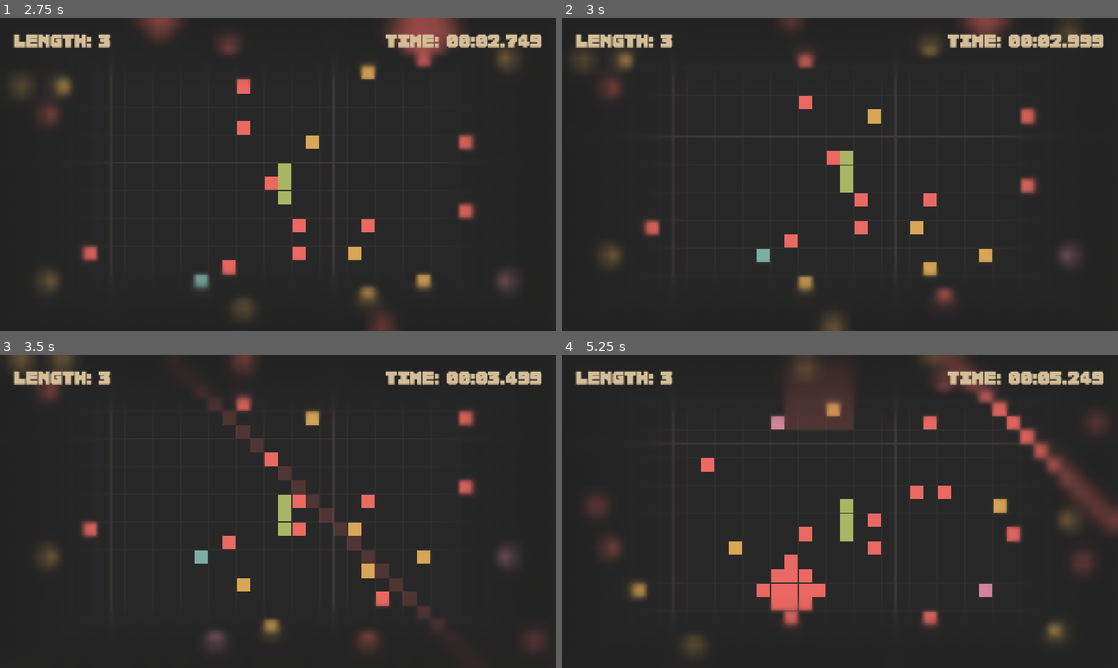
Above: before the commit, frames 1-4 (two rows, left to right).
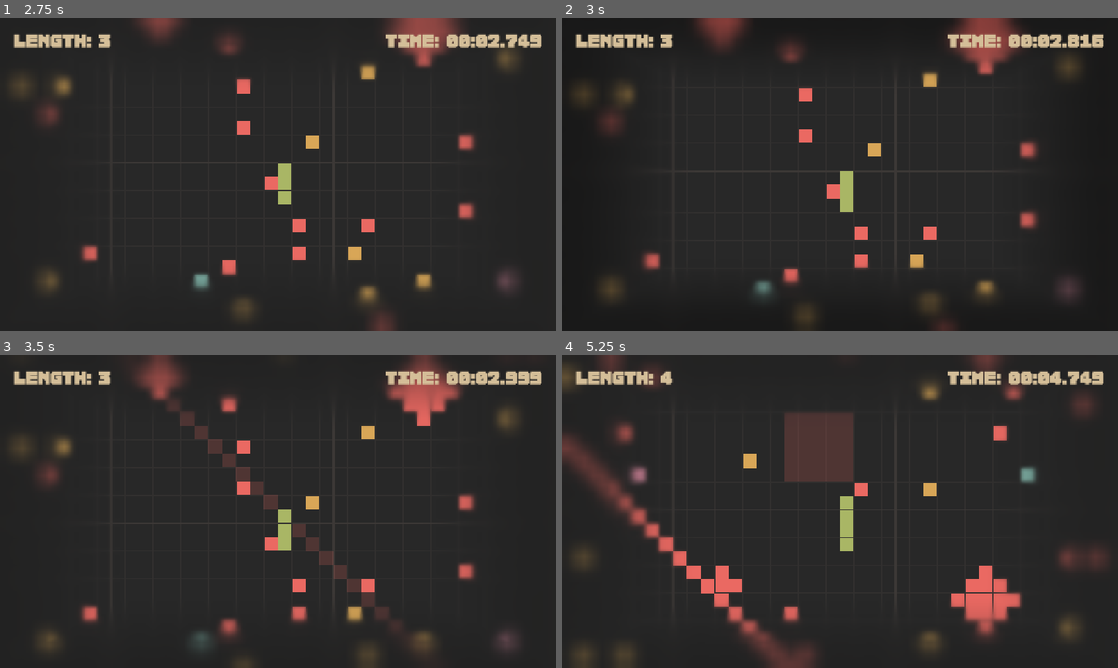
Above: after the commit, the same moments.

Repository: Shh37/Serbent
Game: Godot game, scene res://scenes/Main.tscn
The game is run twice, just before and just after one commit, with the same random seed, the same clock (stepped at 60 frames per second) and the same inputs.
Inputs:
- Up to frame 1 (2.75 s): tap Enter at 0.5 s; hold Right (ui_right) 0.53-1.28 s; hold Enter 0.53-1.28 s; tap Space at 0.77, 1.52 s; hold Down (ui_down) 1.28-2.03 s; tap Keypad Enter at 1.35 s; hold Right (ui_right) from 2.03 s (still down); hold Enter from 2.03 s (still down)
- Up to frame 2 (3 s): release Right (ui_right) at 2.78 s; release Enter at 2.78 s; hold Up (ui_up) from 2.78 s (still down); tap Keypad Enter at 2.85 s
- Up to frame 3 (3.5 s): keep holding Up (ui_up); tap Space at 3.02 s
- Up to frame 4 (5.25 s): release Up (ui_up) at 3.53 s; hold Enter 3.53-4.28 s; hold Left (ui_left) 3.53-5.03 s; tap Space at 3.77, 4.52 s; tap Keypad Enter at 4.35 s; hold Down (ui_down) from 5.03 s (still down); hold Enter from 5.03 s (still down)

Frame 1 is identical in both runs. In frame 2, 8.9% of the frame differs, in the area x 1-98%, y 0-100%; in frame 3, 13%; in frame 4, 19%, in the area x 0-100%, y 0-100%.

Commit message:
feat: スネークの切り返しの実装

Diff:
--- a/scripts/Beam.gd
+++ b/scripts/Beam.gd
@@ -55,19 +55,20 @@
 	var world = get_parent()
 	var snake = world.get_parent().get_node("Snake")
 	if snake and snake.has_method("cut_snake"):
-		# Find all body parts that intersect with this beam
 		var body = snake.body
+		var hit_indices = []
 		for i in range(body.size()):
 			var pos = body[i]
 
 			if orientation == Orientation.HORIZONTAL:
 				if pos.y == global_grid_index:
-					snake.cut_snake(i)
-					break # Only cut at the first intersection from the head
+					hit_indices.append(i)
 			else:
 				if pos.x == global_grid_index:
-					snake.cut_snake(i)
-					break
+					hit_indices.append(i)
+
+		if not hit_indices.is_empty():
+			snake.cut_snake(hit_indices[0])
 
 func _draw():
 	var cell_size = GameConstants.CELL_SIZE
--- a/scripts/GameConstants.gd
+++ b/scripts/GameConstants.gd
@@ -32,3 +32,4 @@
 const SNAKE_MIN_SPEED = 0.06
 const SNAKE_SPEED_INCREMENT = 0.003
 const SNAKE_DASH_MULTIPLIER = 0.4
+const SNAKE_REVERSE_TIME = 0.5
--- a/scripts/HUD.gd
+++ b/scripts/HUD.gd
@@ -12,6 +12,10 @@
 	snake = get_tree().root.find_child("Snake", true, false)
 
 func _process(delta):
+	if snake and snake.is_reversing:
+		update_ui() # Keep updating UI (like length) but skip timer
+		return
+
 	game_time += delta
 	update_ui()
 
--- a/scripts/Snake.gd
+++ b/scripts/Snake.gd
@@ -9,6 +9,7 @@
 var move_speed_normal = GameConstants.SNAKE_INITIAL_SPEED
 var move_speed_dash = move_speed_normal * GameConstants.SNAKE_DASH_MULTIPLIER
 var is_dashing = false
+var is_reversing = false
 
 func _ready():
 	# Initial snake (3 segments)
@@ -20,6 +21,9 @@
 	is_dashing = Input.is_key_pressed(KEY_SPACE) or Input.is_key_pressed(KEY_ENTER) or Input.is_key_pressed(KEY_KP_ENTER)
 	handle_input()
 
+	if is_reversing:
+		return
+
 	var current_speed = move_speed_dash if is_dashing else move_speed_normal
 
 	move_timer += delta
@@ -38,9 +42,12 @@
 	elif Input.is_action_just_pressed("ui_right"): new_dir = Vector2i.RIGHT
 
 	if new_dir != Vector2i.ZERO:
-		# Don't allow immediate 180 turn
+		# Check if it's the opposite of the last intended direction
 		var last_dir = input_queue.back() if not input_queue.is_empty() else direction
-		if new_dir != -last_dir:
+		if new_dir == -last_dir:
+			reverse_snake()
+			input_queue.clear() # Clear any pending turns
+		else:
 			input_queue.append(new_dir)
 
 var score = 0
@@ -140,6 +147,73 @@
 		# Border
 		draw_rect(rect, GameConstants.COLOR_BLOCK_BORDER, false, 1.0)
 
+func reverse_snake():
+	if body.size() < 2 or is_reversing:
+		return
+
+	is_reversing = true
+	var camera = $Camera2D
+
+	# Record the current head position before flipping
+	var old_head_pos = global_position
+
+	body.reverse()
+
+	# Set direction to move away from the new second segment.
+	# This ensures we don't immediately collide with our own body
+	# when reversing from a curved position (the "spinning" issue).
+	direction = body[0] - body[1]
+
+	# Update position to the new head (this would normally jump the camera)
+	update_position_from_grid()
+
+	# Keep the camera at the old head position initially
+	camera.global_position = old_head_pos
+
+	# Disable smoothing during manual tweening to avoid conflicts
+	var old_smoothing = camera.position_smoothing_enabled
+	camera.position_smoothing_enabled = false
+
+	# Tween camera from old head to new head (local 0,0)
+	var tween = create_tween()
+	tween.set_trans(Tween.TRANS_QUART) # Fast start
+	tween.set_ease(Tween.EASE_OUT)      # Slow end
+	tween.tween_property(camera, "position", Vector2.ZERO, GameConstants.SNAKE_REVERSE_TIME)
+
+	# Visual effect: Stronger blur and darkening during transition
+	var hud = get_tree().root.find_child("HUD", true, false)
+	if hud and hud.has_node("EdgeBlur"):
+		var edge_blur = hud.get_node("EdgeBlur")
+		var blur_mat = edge_blur.material as ShaderMaterial
+		if blur_mat:
+			var base_blur = blur_mat.get_shader_parameter("blur_strength")
+			var base_tint = blur_mat.get_shader_parameter("tint_color")
+
+			var fx_tween = create_tween()
+			fx_tween.set_trans(Tween.TRANS_SINE)
+			fx_tween.set_ease(Tween.EASE_IN_OUT)
+
+			# Intensify blur and darkness quickly
+			fx_tween.tween_method(func(v): blur_mat.set_shader_parameter("blur_strength", v), base_blur, 5.0, GameConstants.SNAKE_REVERSE_TIME * 0.3)
+			fx_tween.parallel().tween_method(func(v): blur_mat.set_shader_parameter("tint_color", v), base_tint, Color(0, 0, 0, 0.9), GameConstants.SNAKE_REVERSE_TIME * 0.3)
+
+			# Fade back to normal
+			fx_tween.tween_method(func(v): blur_mat.set_shader_parameter("blur_strength", v), 5.0, base_blur, GameConstants.SNAKE_REVERSE_TIME * 0.7)
+			fx_tween.parallel().tween_method(func(v): blur_mat.set_shader_parameter("tint_color", v), Color(0, 0, 0, 0.9), base_tint, GameConstants.SNAKE_REVERSE_TIME * 0.7)
+
+	# Resume movement when the animation finished
+	tween.finished.connect(func():
+		is_reversing = false
+		camera.position_smoothing_enabled = old_smoothing
+		# Set move_timer close to current_speed to trigger the first move quickly
+		# This removes the "delay" feel after the camera transition.
+		var current_speed = move_speed_dash if is_dashing else move_speed_normal
+		move_timer = current_speed * 0.9
+	)
+
+	move_timer = 0.0
+	queue_redraw()
+
 func game_over():
 	print("Game Over!")
 	# Simple reset for now
